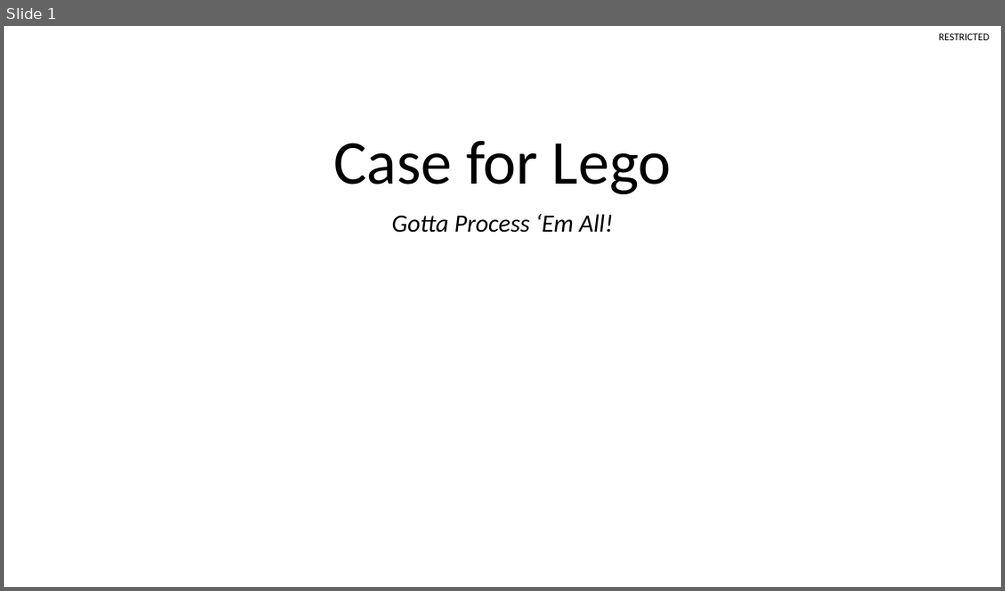
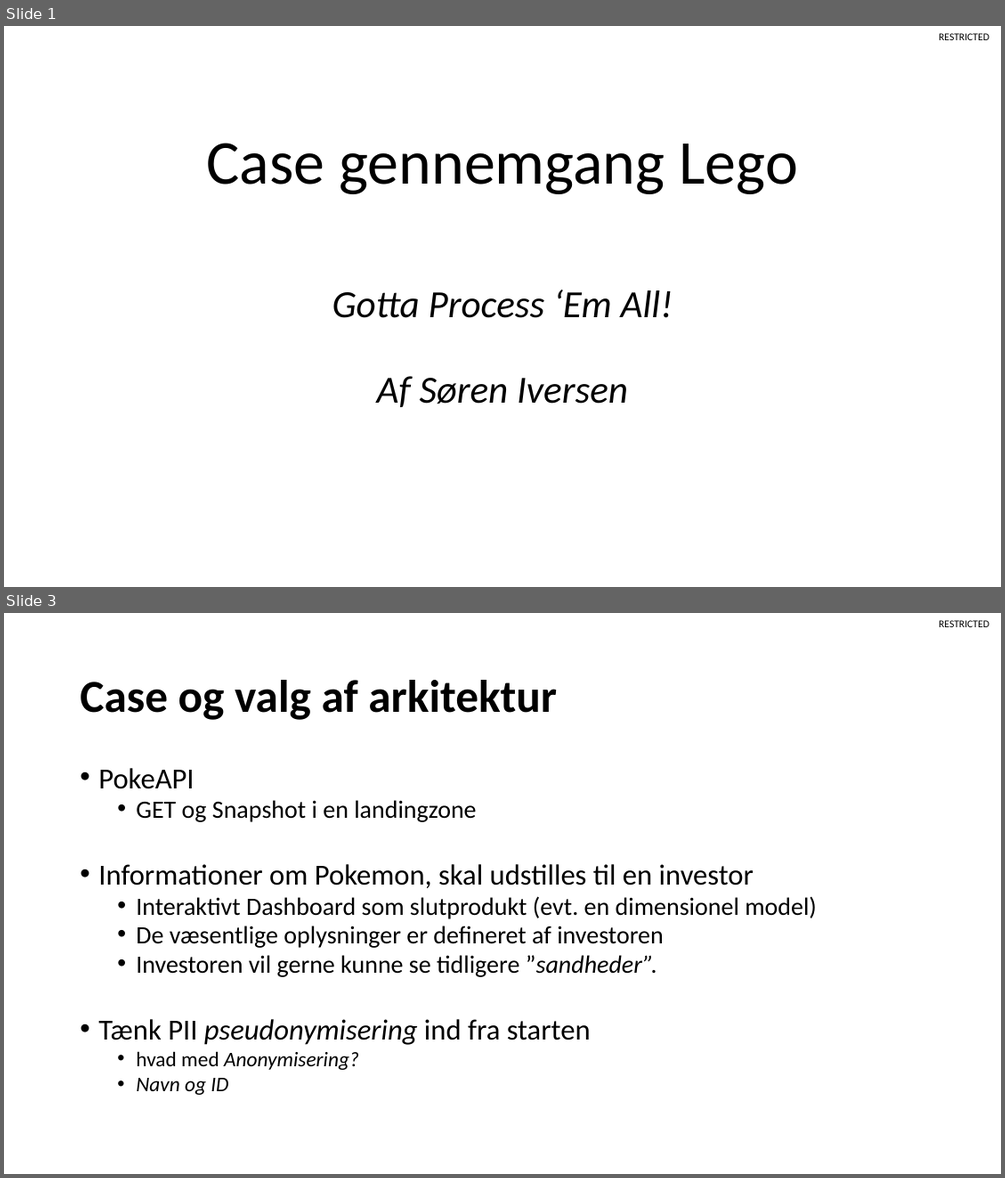
Before and after one commit to SorenKoelbaek/PokemonCase, a slide deck: Presentation/Presentation.pptx. Shown one above the other, each under a label of ours: slide 1 before the commit, slides 1 and 3 after it; the slides between them are not shown. The pictures are 1005x591 and 1005x1178 pixels, drawn with LibreOffice and Linux fonts; fonts in the diff are those of the drawing. Boxes give left, top, right and bottom in pixels: in the first picture for what was removed or moved away, otherwise in the second. Text is boxed around its words. In the diff, an @@ line names an element or a change of style, - is before the commit and + after.

```diff
--- a/Presentation/Presentation.pptx
+++ b/Presentation/Presentation.pptx
@@ slide 3 added at (4,613,1001,1174), background #FFFFFF; not listed: 1 template element that a slide beside it also shows @@
@@ title added at (80,680,557,720), 44 pt, text #000000, bold @@
+Case og valg af arkitektur
@@ text added at (98,768,817,1094), 24 pt, text #000000 @@
+• PokeAPI
+  • GET og Snapshot i en landingzone
+• Informationer om Pokemon, skal udstilles til en investor
+  • Interaktivt Dashboard som slutprodukt (evt. en dimensionel model)
+  • De væsentlige oplysninger er defineret af investoren
+  • Investoren vil gerne kunne se tidligere ”sandheder”.
+• Tænk PII pseudonymisering ind fra starten
+  • hvad med Anonymisering?
+  • Navn og ID
@@ slide 1 changed as well @@
@@ title at (207,143,798,194): text changed @@
-Case for Lego
+Case gennemgang Lego
@@ subtitle "Gotta Process ‘Em All!": place and size @@
-subtitle "Gotta Process ‘Em All!" at (392,214,613,232)
+subtitle "Gotta Process ‘Em All!" at (332,289,673,407)
@@ subtitle at (332,289,673,318): size 24 to 37 pt in "Gotta Process ‘Em All!"; line spacing 0.9 to 0.7 @@
@@ subtitle at (377,376,628,407): paragraph added @@
+Af Søren Iversen
```
Also in this commit, not shown: 5 other slides changed, 1 other slide added, 1 other file.
